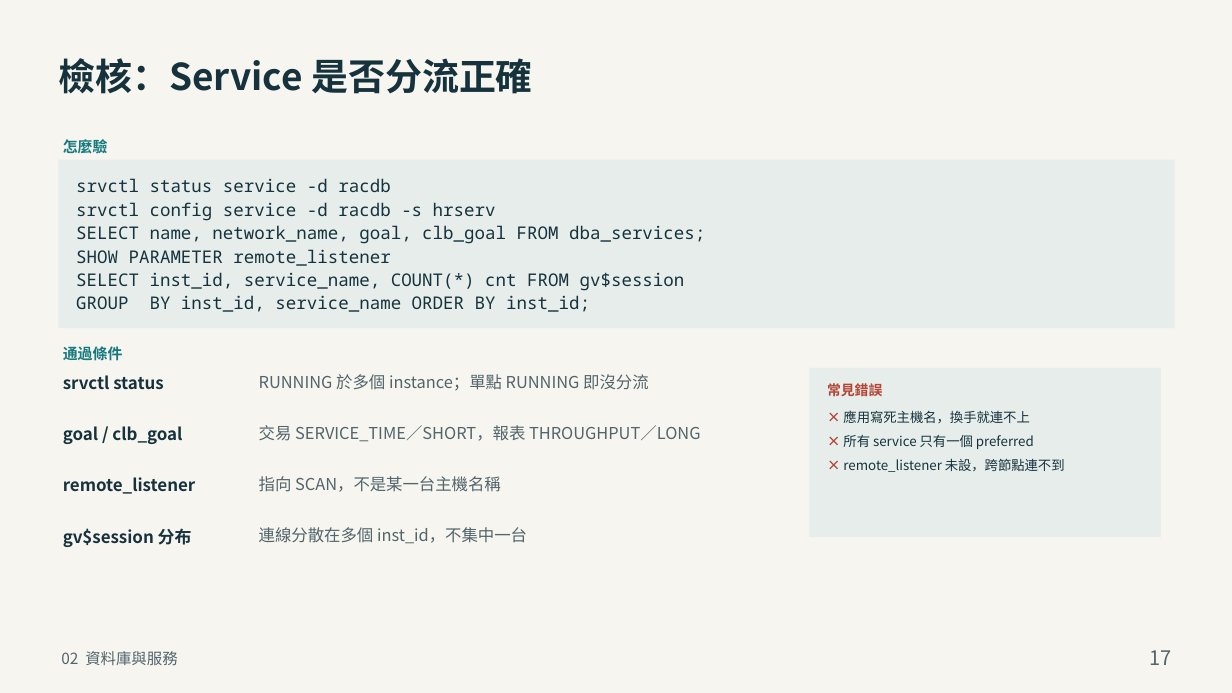
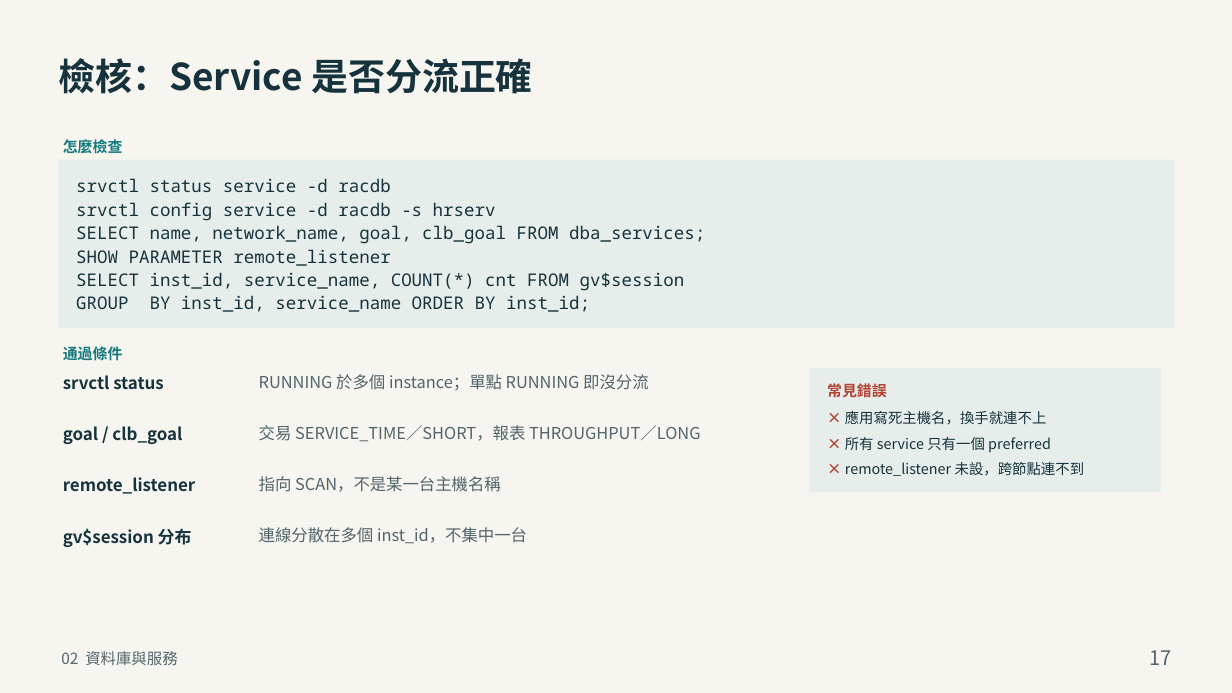
Before and after one commit to YouAreTheBlueSky/Oracle-DBA-Training-Docs, a slide deck: slide 17 of deliver_advance/02_Oracle_DBA_RAC.pptx. Drawn at 1232x693 pixels with LibreOffice and Linux fonts; fonts in the diff are those of the drawing. Boxes give left, top, right and bottom in pixels: in the first picture for what was removed or moved away, otherwise in the second. Text is boxed around its words. In the diff, an @@ line names an element or a change of style, - is before the commit and + after.

Commit message:
檢核頁：標籤改為「怎麼檢查」，常見錯誤基準字級 13→14
73 頁檢核頁的「怎麼驗」全部改為「怎麼檢查」。常見錯誤項目由 13pt 提到 14pt（標題 13.5→14.5），全部 73 頁重新產生且未觸發自動縮字；第 2 章 p14 因已個別放大，pitfall_scale 由 1.22 調為 1.02 以免每次都退讓。

建置腳本改為在 deckkit（版面程式）更新時也重建，避免只改版面卻因模組未變而跳過。

```diff
--- a/deliver_advance/02_Oracle_DBA_RAC.pptx
+++ b/deliver_advance/02_Oracle_DBA_RAC.pptx
@@ text at (63,139,123,154): text changed @@
-怎麼驗
+怎麼檢查
@@ rectangle: place and size @@
-rectangle at (809,368,1160,537)
+rectangle at (809,368,1160,492)
@@ text "常見錯誤" at (827,383,887,397): size 13.5 to 14.5 pt; line spacing 19.2pt to 20.6pt @@
@@ text "× 應用寫死主機名，換手就連不上" at (845,411,1085,476): size 13 to 14 pt; line spacing 18.5pt to 19.9pt @@
```
Also in this commit, not shown: 9 other slides changed, 20 other files.
